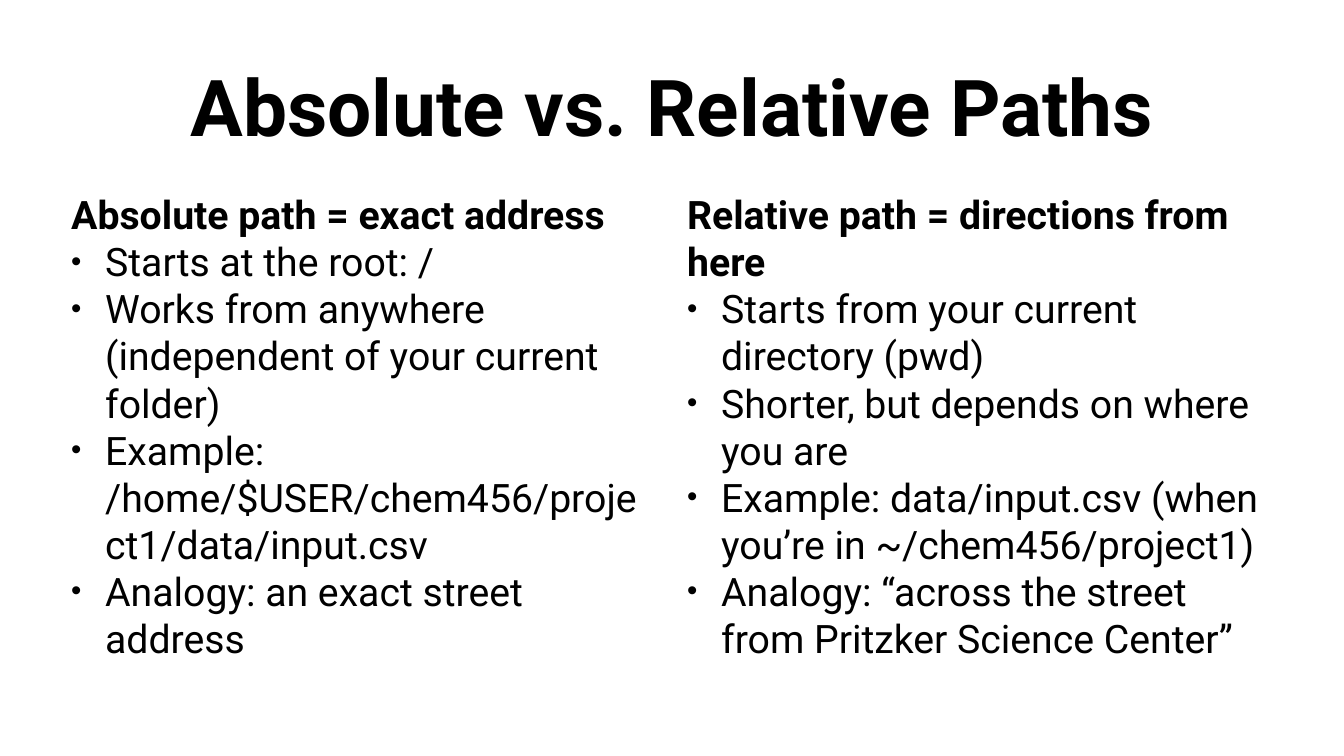
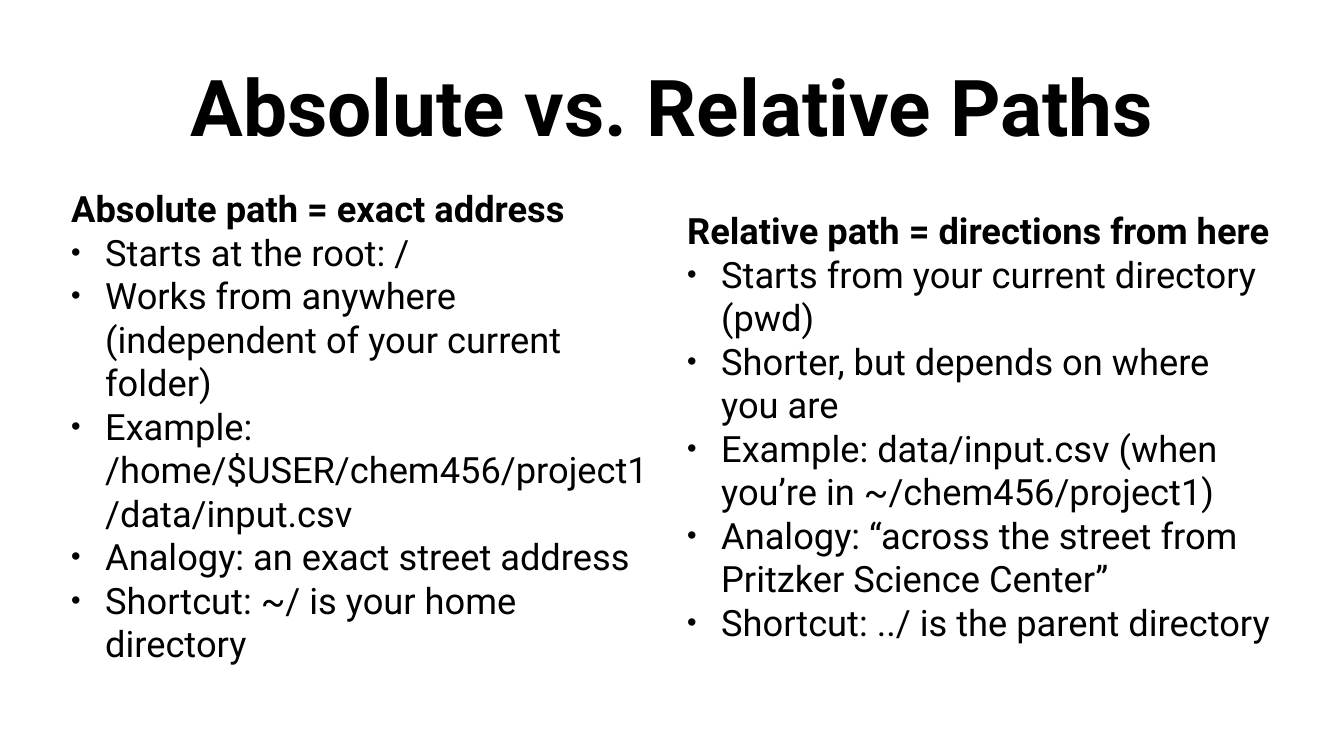
Before and after one commit to anirudhatalmale6-alt/Chem456-2026S, a slide deck: slide 19 of slides/0112-Introduction.pptx (slide 18 before the commit). Drawn at 1344x756 pixels with LibreOffice and Linux fonts; fonts in the diff are those of the drawing. Boxes give left, top, right and bottom in pixels: in the first picture for what was removed or moved away, otherwise in the second. Text is boxed around its words. In the diff, an @@ line names an element or a change of style, - is before the commit and + after.

```diff
--- a/slides/0112-Introduction.pptx
+++ b/slides/0112-Introduction.pptx
@@ text at box(71, 194, 648, 578): size 56 to 51.8 pt in "Absolute path = exact address", "Starts at the root: /", "Works from anywhere (independent of your current ...", "Example: /home/$USER/chem456/project1/data/input.csv" and 1 more places @@
@@ text at box(687, 216, 1269, 593): size 56 to 51.8 pt in "Relative path = directions from here", "Starts from your current directory (pwd)", "Shorter, but depends on where you are", "Example: data/input.csv (when you’re in ~/chem456/project1)" and 1 more places @@
@@ text at box(105, 586, 517, 665): paragraph added @@
+• Shortcut: ~/ is your home directory
@@ text at box(721, 608, 1269, 644): paragraph added @@
+• Shortcut: ../ is the parent directory
```
Also in this commit, not shown: 1 other slide changed, 2 slides added, 7 other files.
